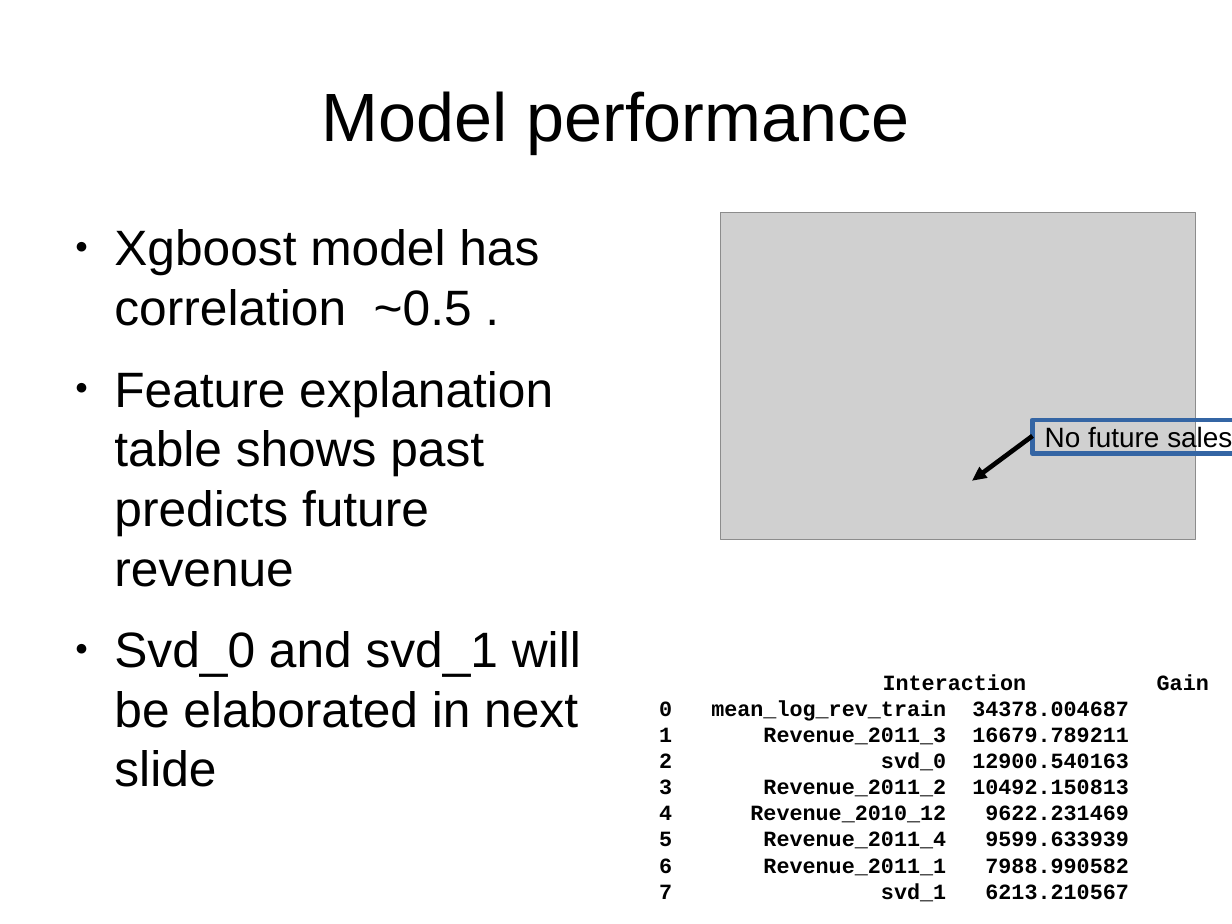
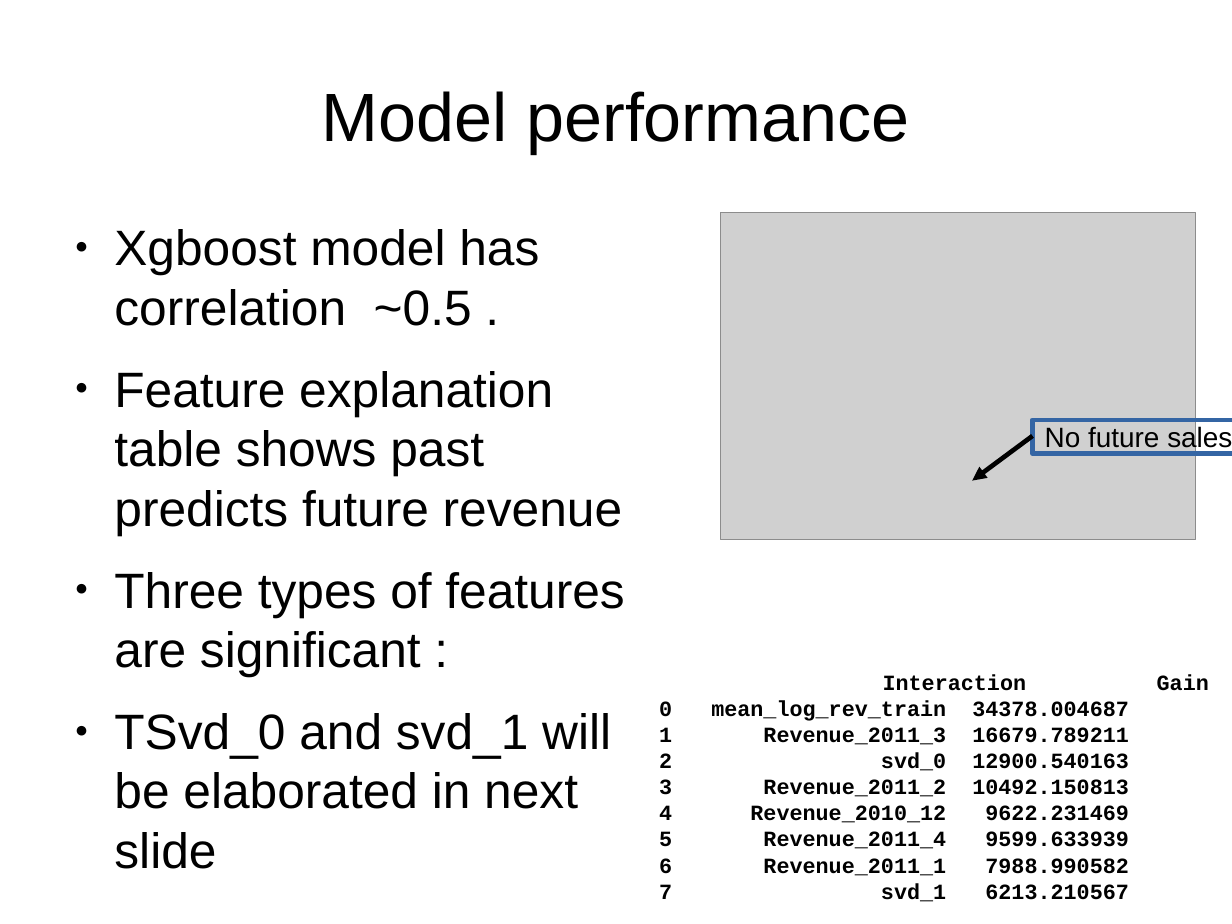
Before and after one commit to leexa90/E-commece-Data-Science, a slide deck: slide 6 of Present.odp. Drawn at 1232x924 pixels with LibreOffice and Linux fonts; fonts in the diff are those of the drawing; grey boxes stand for pictures. Boxes give left, top, right and bottom in pixels: in the first picture for what was removed or moved away, otherwise in the second. Text is boxed around its words. In the diff, an @@ line names an element or a change of style, - is before the commit and + after.

```diff
--- a/Present.odp
+++ b/Present.odp
@@ text at [114,572,624,869]: text changed @@
-● Svd_0 and svd_1 will be elaborated in next slide
+● Three types of features are significant :
+● TSvd_0 and svd_1 will be elaborated in next slide
```
Also in this commit, not shown: 2 slides added, 3 other files.
